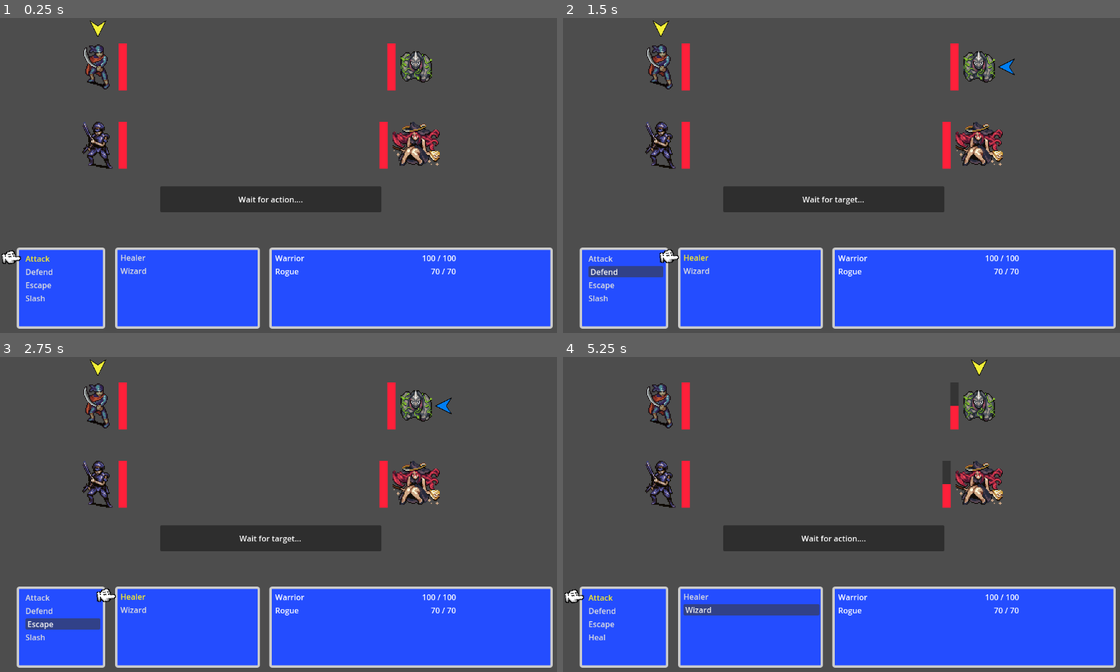
Above: before the commit, frames 1-4 (two rows, left to right).
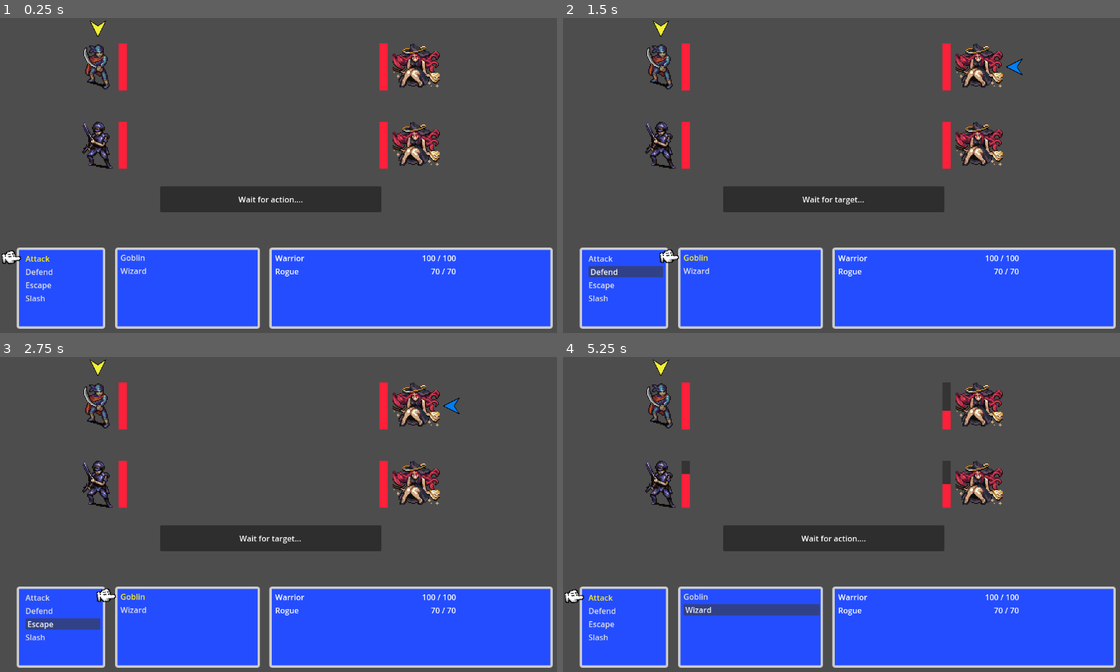
Above: after the commit, the same moments.

Repository: Archalos0/ff-fangame
Game: Godot game, scene res://scenes/battle_scene.tscn
Same seed, same stepped clock (60 frames per second), same inputs: the game is played once before the commit and once after it.
Inputs:
- Up to frame 1 (0.25 s): no input
- Up to frame 2 (1.5 s): click "Attack" at 0.5 s; click "Defend" at 1.25 s
- Up to frame 3 (2.75 s): click "Escape" at 2 s
- Up to frame 4 (5.25 s): click "Slash" at 2.75 s; click "Healer" (after the commit: "Goblin") at 3.5 s; click "Steal" at 4.25 s; click "Wizard" at 5 s

The runs differ from the first frame. In frame 1, 1.3% of the frame differs, in the area x 21-79%, y 8-78%; in frame 2, 1.4%; in frame 3, 1.4%; in frame 4, 1.5%, in the area x 4-79%, y 0-90%.

Commit message:
feat(battle): begin enemy ia system

Diff:
--- a/scenes/battle_scene.tscn
+++ b/scenes/battle_scene.tscn
@@ -3,9 +3,9 @@
 [ext_resource type="PackedScene" uid="uid://2hp84b1nweti" path="res://scenes/turn_queue.tscn" id="1_78bgw"]
 [ext_resource type="PackedScene" uid="uid://wjgldpaop2o" path="res://scenes/character.tscn" id="2_l5bt3"]
 [ext_resource type="PackedScene" uid="uid://bwxim7a03270n" path="res://scenes/battle_menu.tscn" id="3_e4y40"]
+[ext_resource type="Resource" uid="uid://cky8gan133n5a" path="res://ressources/characters/goblin.tres" id="4_lkpv7"]
 [ext_resource type="PackedScene" uid="uid://dklsry4omvh26" path="res://scenes/message_box.tscn" id="5_boqcs"]
 [ext_resource type="Resource" uid="uid://c14y5llampbuw" path="res://ressources/characters/rogue.tres" id="8_o4upw"]
-[ext_resource type="Resource" uid="uid://14nb65ifqtqv" path="res://ressources/characters/healer.tres" id="9_l678p"]
 [ext_resource type="Resource" uid="uid://d3e0ukcbrq2xt" path="res://ressources/characters/wizard.tres" id="10_l5a4b"]
 
 [sub_resource type="GDScript" id="GDScript_54abh"]
@@ -29,7 +29,7 @@
 
 [node name="Character3" parent="TurnQueue" instance=ExtResource("2_l5bt3")]
 position = Vector2(850, 100)
-character_resource = ExtResource("9_l678p")
+character_resource = ExtResource("4_lkpv7")
 
 [node name="Character4" parent="TurnQueue" instance=ExtResource("2_l5bt3")]
 position = Vector2(850, 260)
--- a/scripts/turn_queue.gd
+++ b/scripts/turn_queue.gd
@@ -37,23 +37,55 @@
 	if active_character.stats.health > 0:
 		active_character.initialize_turn()
 
-		battle_menu.update_actions_buttons(active_character.actions)
+		var action: Action
+		var targets: Array[Character] = []
 
-		var action: Action
-		var targets: Array[Character]
+		if active_character.is_player == true:
+			battle_menu.update_actions_buttons(active_character.actions)
 
-		var has_select_actions_and_target: bool = false
-		while not has_select_actions_and_target:
 
-			action = await _select_actions()
-			targets = await get_target(action)
+			var has_select_actions_and_target: bool = false
+			while not has_select_actions_and_target:
 
-			has_select_actions_and_target = is_action_and_target_valid(action, targets)
+				action = await _select_actions()
+				targets = await get_target(action)
+
+				has_select_actions_and_target = is_action_and_target_valid(action, targets)
+
+		else:
+
+			action = active_character.actions[randi() % active_character.actions.size()]
+
+			var potential_target: Array[Character] = _get_targets_list(action)
+			match action.target_type:
+				Action.TARGET_TYPE.SINGLE_ALLY, Action.TARGET_TYPE.SINGLE_ENEMY:
+					targets.append(potential_target[randi() % potential_target.size()])
+				Action.TARGET_TYPE.ALL_ALLIES, Action.TARGET_TYPE.ALL_ENEMIES:
+					targets = potential_target
+				_:
+					targets = potential_target
 
 		print_debug_message(action, targets)
 		active_character.act(action, targets)
 
 	end_turn()
+
+func _get_targets_list(action: Action) -> Array[Character]:
+
+	var potential_targets: Array[Character] = []
+
+	match action.target_type:
+		Action.TARGET_TYPE.NONE:
+			pass
+		Action.TARGET_TYPE.SELF:
+			potential_targets.append(active_character)
+		Action.TARGET_TYPE.SINGLE_ENEMY, Action.TARGET_TYPE.ALL_ENEMIES:
+			potential_targets = get_enemies()
+		Action.TARGET_TYPE.SINGLE_ALLY, Action.TARGET_TYPE.ALL_ALLIES:
+			potential_targets = get_allies()
+
+	return potential_targets
+
 
 func is_action_and_target_valid(action: Action, targets: Array[Character]):
 	return action != null and ( (targets == [] and action.target_type == Action.TARGET_TYPE.NONE) \
@@ -84,23 +116,16 @@
 
 func get_target(action: Action):
 
-	var all_targets: Array[Character] = []
-	var targets_selected: Array[Character] = []
+	var potential_targets: Array[Character] = _get_targets_list(action)
 
-	if action.target_type != Action.TARGET_TYPE.NONE:
-		if action.target_type == Action.TARGET_TYPE.SELF:
-			targets_selected.append(active_character)
-		else:
-			if action.is_targeting_enemies():
-				all_targets = get_enemies()
-				_set_targets_selectable(all_targets, true)
-				battle_menu.set_focus_on_target_selection()
-			else:
-				all_targets = get_allies()
-				_set_targets_selectable(all_targets, true)
-				battle_menu.set_focus_on_player_character()
+	_set_targets_selectable(potential_targets, true)
+	match action.target_type:
+		Action.TARGET_TYPE.SINGLE_ALLY:
+			battle_menu.set_focus_on_player_character()
+		Action.TARGET_TYPE.SINGLE_ENEMY:
+			battle_menu.set_focus_on_target_selection()
 
-			targets_selected = await _select_targets(all_targets)
+	var targets_selected: Array[Character] = await _select_targets(potential_targets)
 
 	return targets_selected
 
